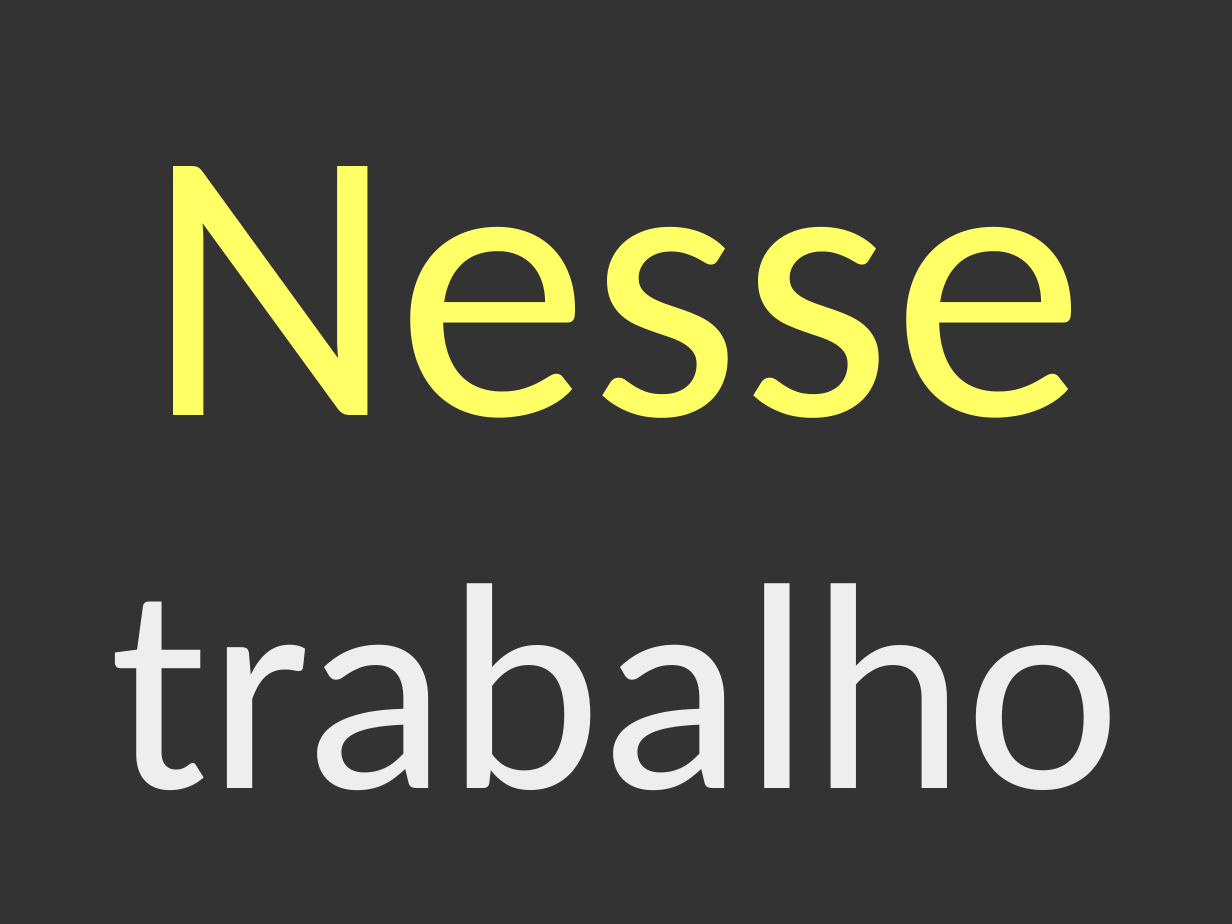
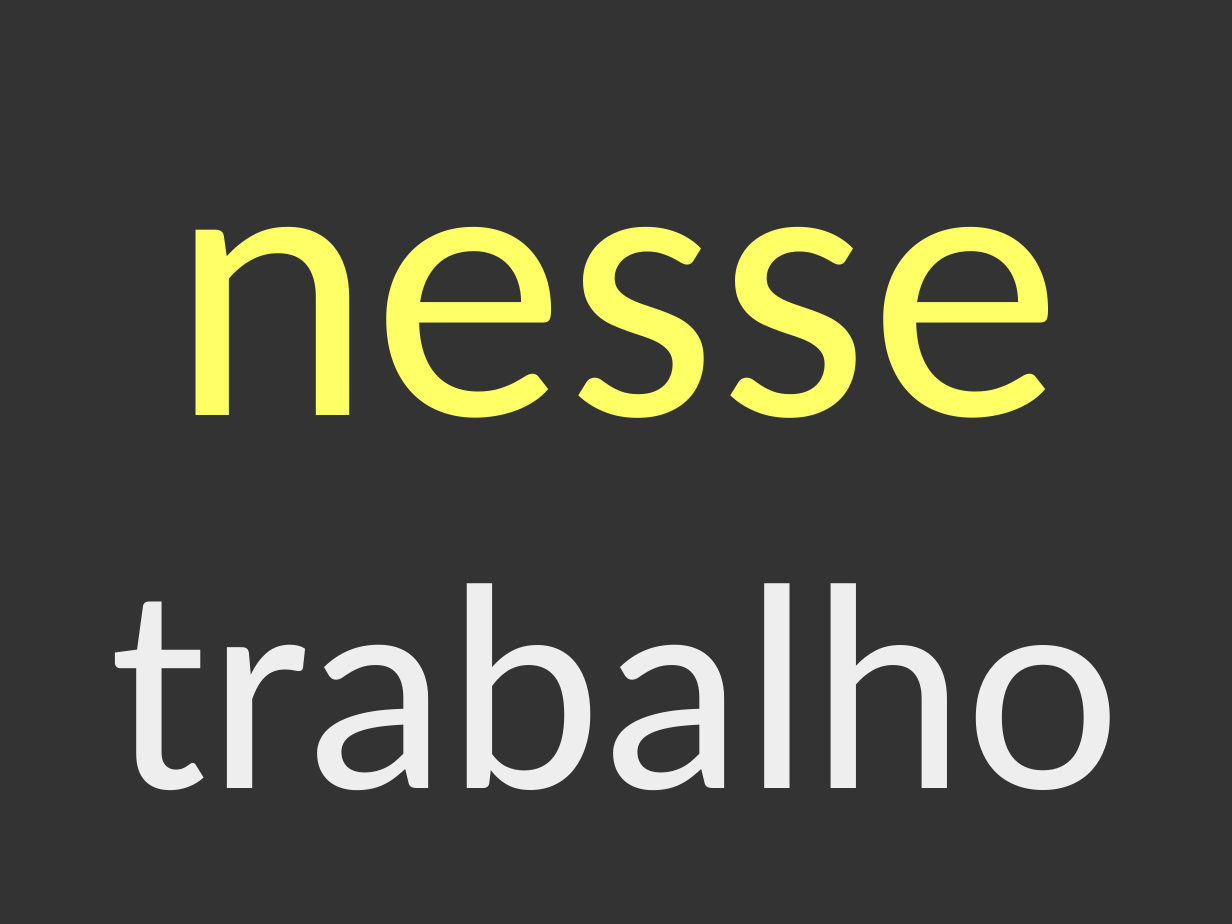
Before and after one commit to leouieda/phd-thesis, a slide deck: slide 47 of presentation/moho.odp (slide 42 before the commit). Drawn at 1232x924 pixels with LibreOffice and Linux fonts; fonts in the diff are those of the drawing. Boxes give left, top, right and bottom in pixels: in the first picture for what was removed or moved away, otherwise in the second. Text is boxed around its words. In the diff, an @@ line names an element or a change of style, - is before the commit and + after.

```diff
--- a/presentation/moho.odp
+++ b/presentation/moho.odp
@@ title at bbox=[110, 227, 1120, 790]: text changed @@
-Nesse trabalho
+nesse trabalho
```
Also in this commit, not shown: 17 other slides changed, 12 slides added, 11 slides removed.
